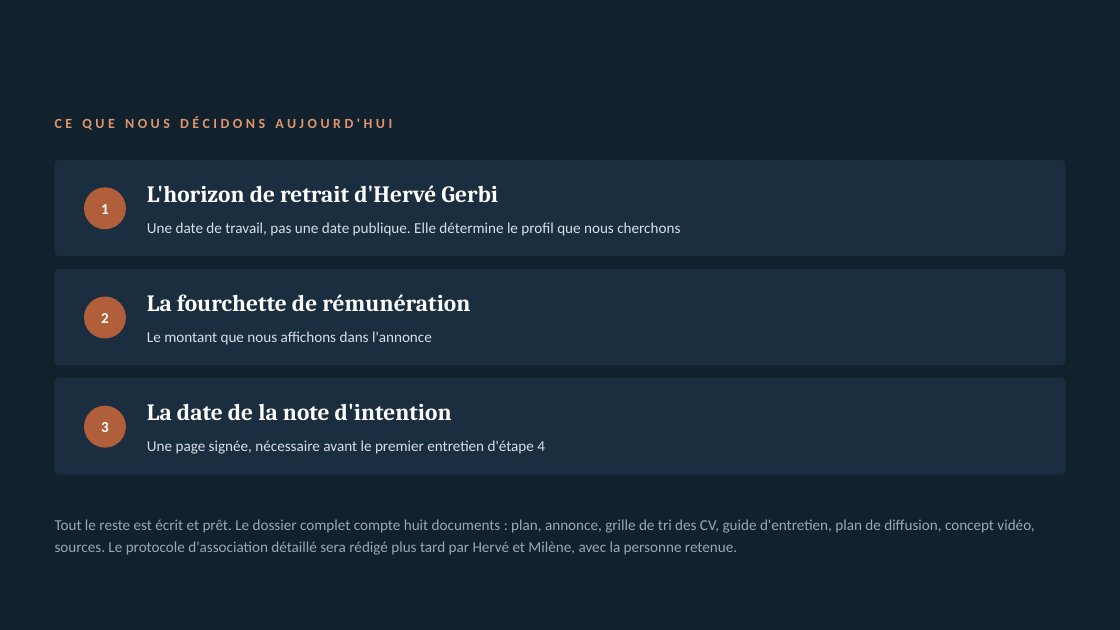
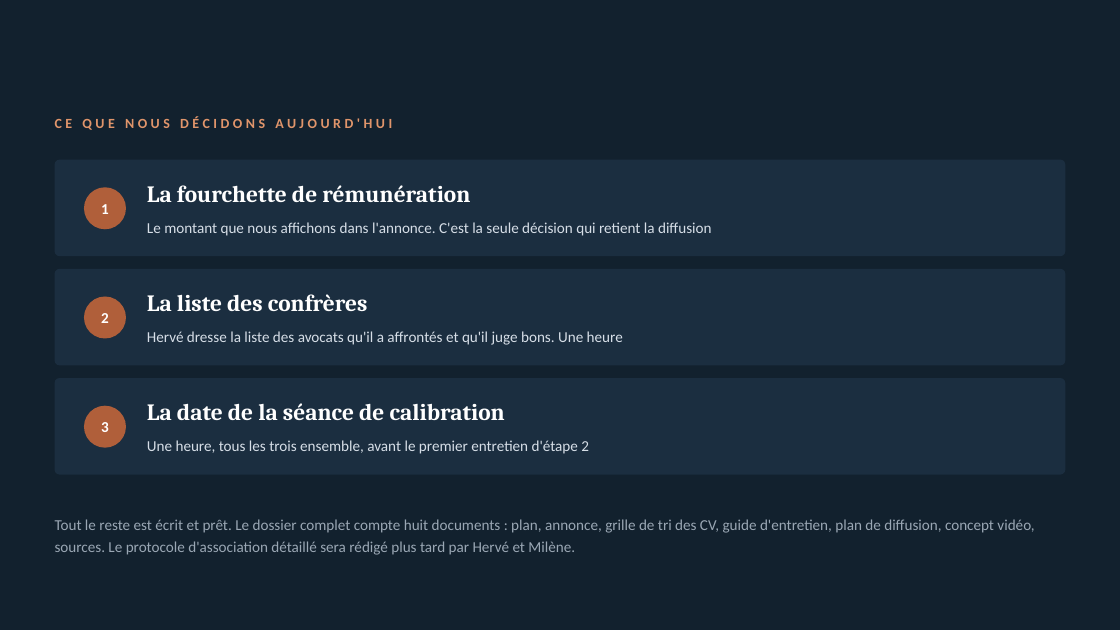
Before and after one commit to levygr/Recrutement, a slide deck: slide 18 of Plan-de-recrutement-presentation.pptx (slide 19 before the commit). Drawn at 1120x630 pixels with LibreOffice and Linux fonts; fonts in the diff are those of the drawing. Boxes give left, top, right and bottom in pixels: in the first picture for what was removed or moved away, otherwise in the second. Text is boxed around its words. In the diff, an @@ line names an element or a change of style, - is before the commit and + after.

```diff
--- a/Plan-de-recrutement-presentation.pptx
+++ b/Plan-de-recrutement-presentation.pptx
@@ text at bbox=[147, 185, 470, 202]: text changed @@
-L'horizon de retrait d'Hervé Gerbi
+La fourchette de rémunération
@@ text at bbox=[147, 222, 711, 236]: text changed @@
-Une date de travail, pas une date publique. Elle détermine le profil que nous cherchons
+Le montant que nous affichons dans l'annonce. C'est la seule décision qui retient la diffusion
@@ text at bbox=[147, 294, 367, 311]: text changed @@
-La fourchette de rémunération
+La liste des confrères
@@ text at bbox=[147, 331, 623, 345]: text changed @@
-Le montant que nous affichons dans l'annonce
+Hervé dresse la liste des avocats qu'il a affrontés et qu'il juge bons. Une heure
@@ text at bbox=[147, 403, 505, 420]: text changed @@
-La date de la note d'intention
+La date de la séance de calibration
@@ text at bbox=[147, 440, 589, 454]: text changed @@
-Une page signée, nécessaire avant le premier entretien d'étape 4
+Une heure, tous les trois ensemble, avant le premier entretien d'étape 2
@@ text at bbox=[55, 519, 1034, 555]: text changed @@
-Tout le reste est écrit et prêt. Le dossier complet compte huit documents : plan, annonce, grille de tri des CV, guide d'entretien, plan de diffusion, concept vidéo, sources. Le protocole d'association détaillé sera rédigé plus tard par Hervé et Milène, avec la personne retenue.
+Tout le reste est écrit et prêt. Le dossier complet compte huit documents : plan, annonce, grille de tri des CV, guide d'entretien, plan de diffusion, concept vidéo, sources. Le protocole d'association détaillé sera rédigé plus tard par Hervé et Milène.
```
Also in this commit, not shown: 2 other slides changed, 1 slide added, 2 slides removed, 8 other files.
